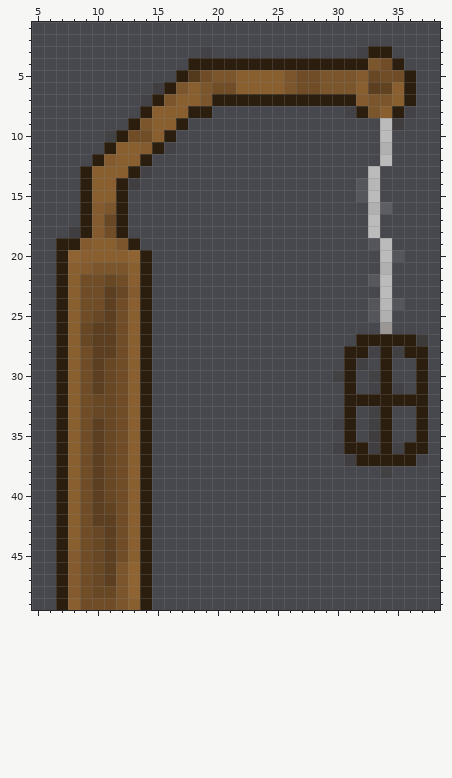
File history of a pixel-art sprite, data/image/graphics/button.png. Above, as it was before the edit.
The file is 50x50 pixels. Pixels under 10% opacity are left out. Colours within 5 levels of each other are drawn and written as one. Shown: x 5..38, y 1..49.
New version:
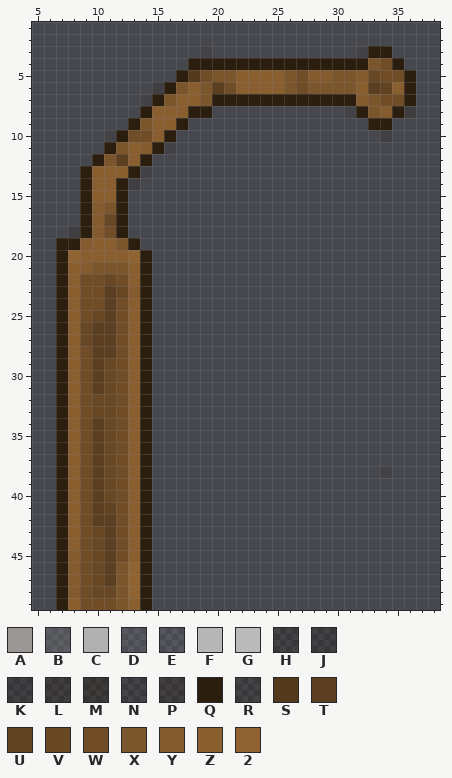
Palette (. is transparent): A #9b9895fd  B #b1b0b036  C #b1b0b0  D #bababa24  E #bbbbbb1e  F #bbbbbbf6  G #bbbbbb  H #291c0e23  J #291c0e29  K #291c0e32  L #291c0e40  M #291c0e4f  N #2b1e0f1d  P #2b1e0f3a  Q #2b1e0f  R #30221124  S #543a1d  T #5b3f20  U #614321  V #674724  W #704d27  X #7b552b  Y #845b2e  Z #8a5f30  2 #906332
From old to new:
The edit turns colour G into colour K in row 10 at x 34.
The edit turns colour N into colour L in row 8 at x 36.
There is now colour Q in row 9 at x 33.
The edit turns colour G into colour Q in row 9 at x 34.
The edit turns colour W into colour T in row 6 at x 20.
The edit turns colour Z into colour T in row 12 at x 12.
The edit turns colour X into colour W in row 7 at x 34.
The edit turns colour Z into colour W in row 7 at x 35.
The edit turns colour W into colour X in row 6 at x 28.
The edit turns colour Y into colour X in row 12 at x 11.
The edit turns colour Z into colour X in row 11 at x 12.
The edit turns colour W into colour Y in row 5 at x 28.
The edit turns colour X into colour Y in row 5 at x 29.
The edit turns colour Z into colour Y in row 8 at x 34.
The edit erases colour A in row 26 at x 34.
The edit erases colour B in row 16 at x 34.
The edit erases colour C in row 11 at x 34; in row 16 at x 33; in row 21 at x 34; in row 25 at x 34.
The edit erases colour D in row 22 at x 33.
The edit erases colour E in rows 14 to 15 at x 32; in row 19 at x 33; in row 20 at x 35; in row 24 at x 33 and 35; in row 25 at x 33.
The edit erases colour F in row 14 at x 33; in row 24 at x 34.
The edit erases colour G in row 12 at x 34; in row 13 at x 33; in row 15 at x 33; in rows 17 to 18 at x 33; in rows 19 to 20 at x 34; in rows 22 to 23 at x 34.
The edit erases colour H in row 30 at x 30 and 33; in row 33 at x 33.
The edit erases colour J in row 28 at x 35; in row 29 at x 32.
The edit erases colour K in row 34 at x 33.
The edit erases colour L in row 9 at x 35; in row 35 at x 33.
The edit erases colour M in row 27 at x 37.
The edit erases colour N in row 28 at x 33; in row 31 at x 33 and 35; in row 34 at x 30; in row 36 at x 30 and 35; in row 37 at x 37.
The edit erases colour P in row 36 at x 33; in row 37 at x 31.
The edit erases colour Q in row 27 at x 32 to 36; in row 28 at x 31 to 32, 34 and 36 to 37; in rows 29 to 31 at x 31, 34 and 37; in row 32 at x 31 to 37; in rows 33 to 35 at x 31, 34 and 37; in row 36 at x 31 to 32, 34 and 36 to 37.
The edit erases colour Q in row 37 at x 32 to 36.
Boxes around the changes in both pictures, in picture pixels (x1, y1, x2, y2):
changed: (308, 70, 428, 466)
changed: (212, 82, 224, 94)
changed: (104, 142, 128, 166)
